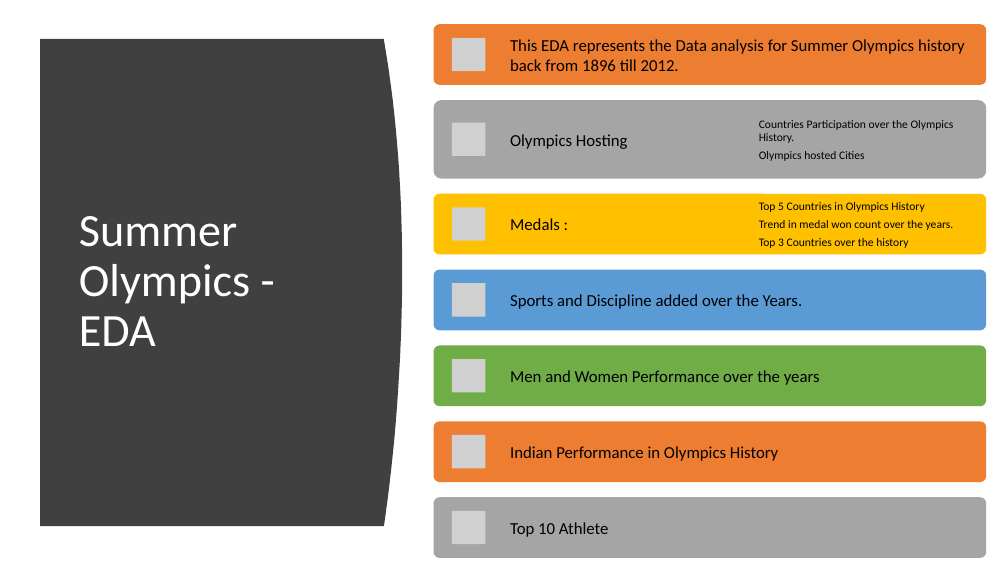
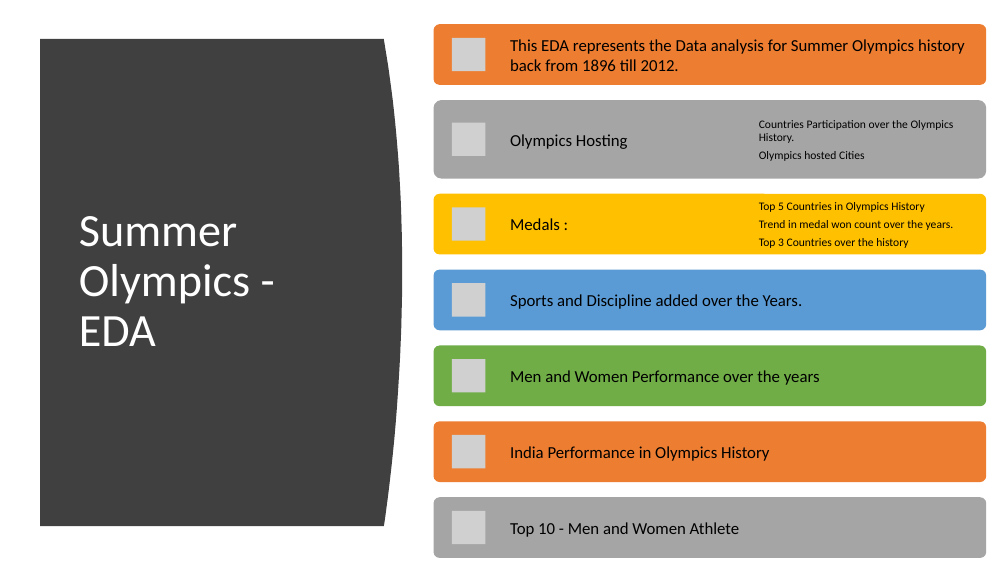
Before and after one commit to harjeet31/Summer-Olympics-EDA, a slide deck: slide 2 of Summer Olympics - EDA.pptx. Drawn at 1008x567 pixels with LibreOffice and Linux fonts; fonts in the diff are those of the drawing; grey boxes stand for pictures. Boxes give left, top, right and bottom in pixels: in the first picture for what was removed or moved away, otherwise in the second. Text is boxed around its words. In the diff, an @@ line names an element or a change of style, - is before the commit and + after.

```diff
--- a/Summer Olympics - EDA.pptx
+++ b/Summer Olympics - EDA.pptx
@@ text at (x1=510, y1=446, x2=769, y2=461): text changed @@
-Indian Performance in Olympics History
+India Performance in Olympics History
@@ text at (x1=510, y1=522, x2=740, y2=537): text changed @@
-Top 10 Athlete
+Top 10 - Men and Women Athlete
```
Also in this commit, not shown: 4 other slides changed, 14 slides added, 2 slides removed, 2 other files.
